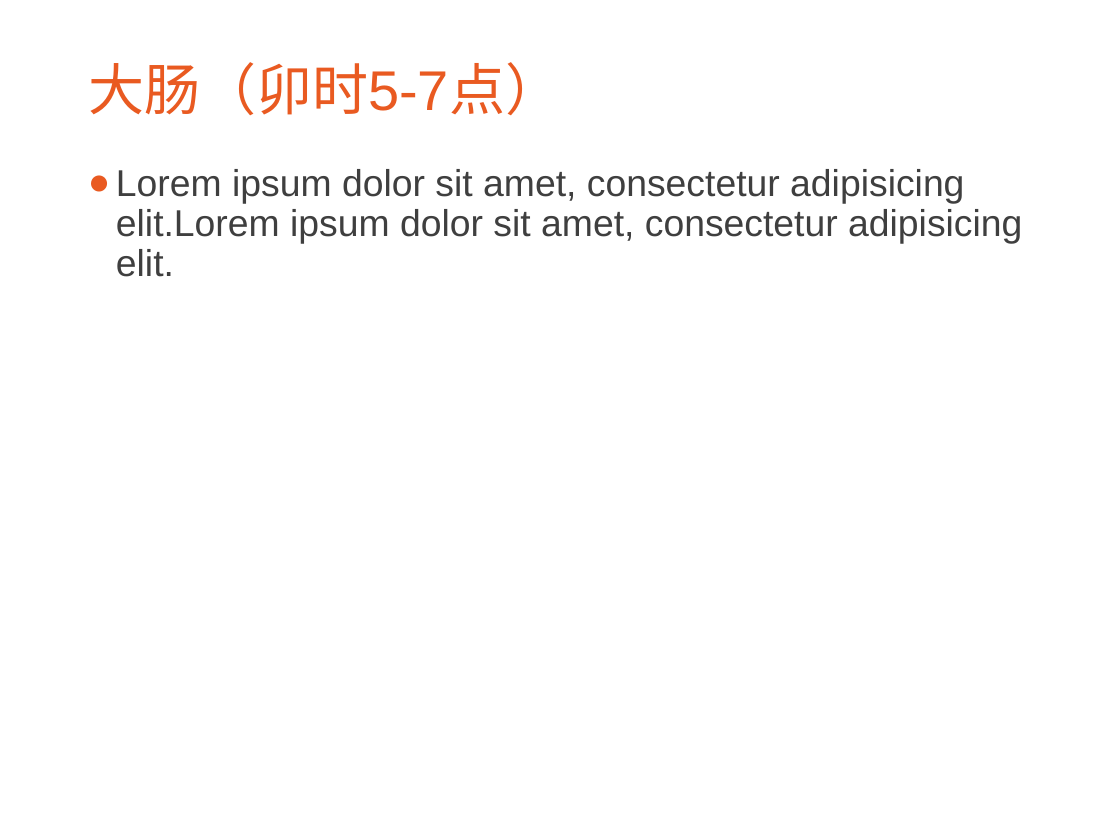
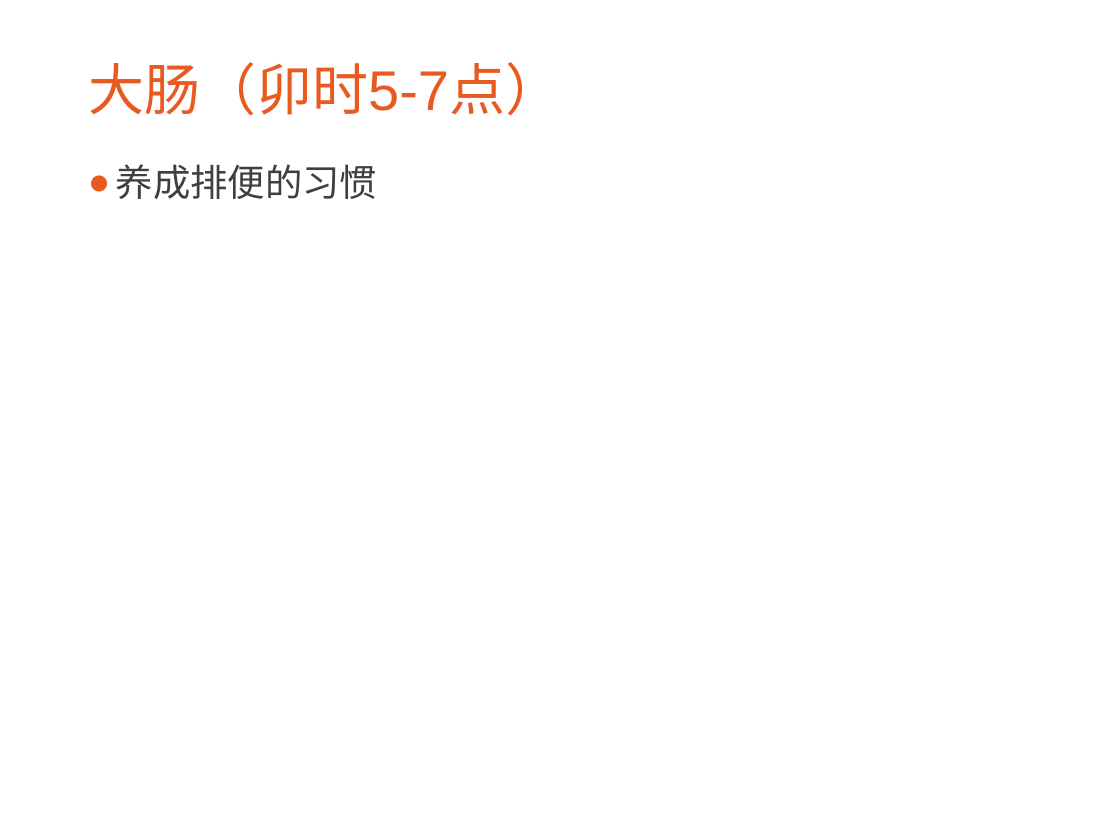
Before and after one commit to CatMan1994/file, a slide deck: slide 10 of 中医与养生分享会/中医与养生.ppt. Drawn at 1120x840 pixels with LibreOffice and Linux fonts; fonts in the diff are those of the drawing; background and template pictures are left out. Boxes give left, top, right and bottom in pixels: in the first picture for what was removed or moved away, otherwise in the second. Text is boxed around its words. In the diff, an @@ line names an element or a change of style, - is before the commit and + after.

Commit message:
111

```diff
--- a/中医与养生分享会/中医与养生.ppt
+++ b/中医与养生分享会/中医与养生.ppt
@@ text at [116, 164, 377, 199]: text changed @@
-● Lorem ipsum dolor sit amet, consectetur adipisicing elit.Lorem ipsum dolor sit amet, consectetur adipisicing elit.
+● 养成排便的习惯
```
Also in this commit, not shown: 1 other slide changed, 6 slides added, 5 slides removed.
